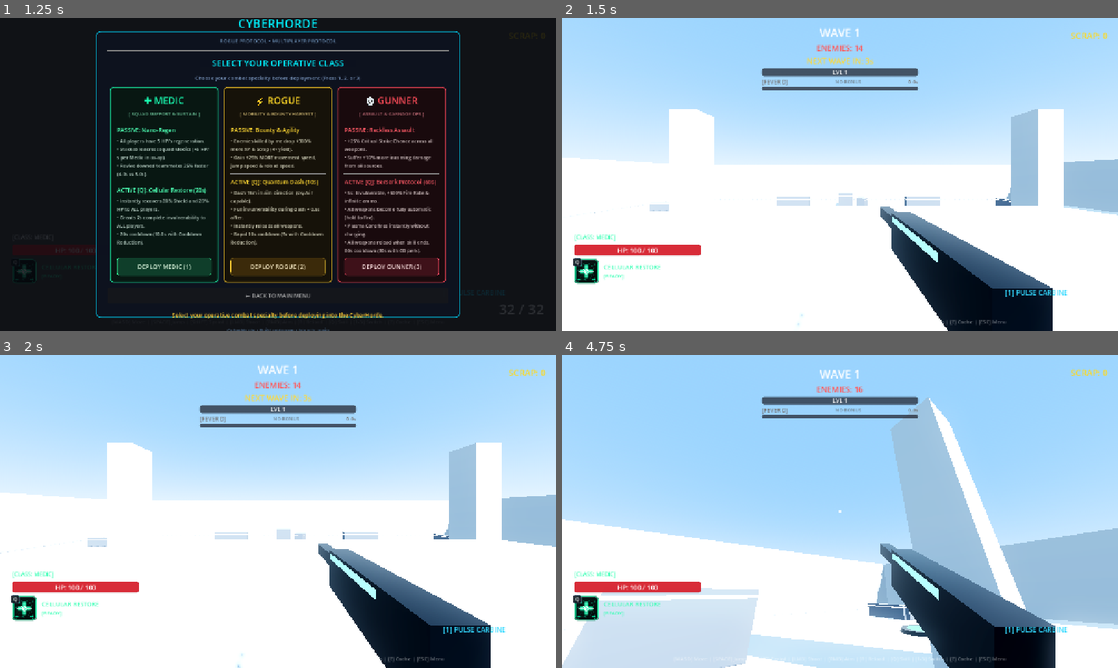
Above: before the commit, frames 1-4 (two rows, left to right).
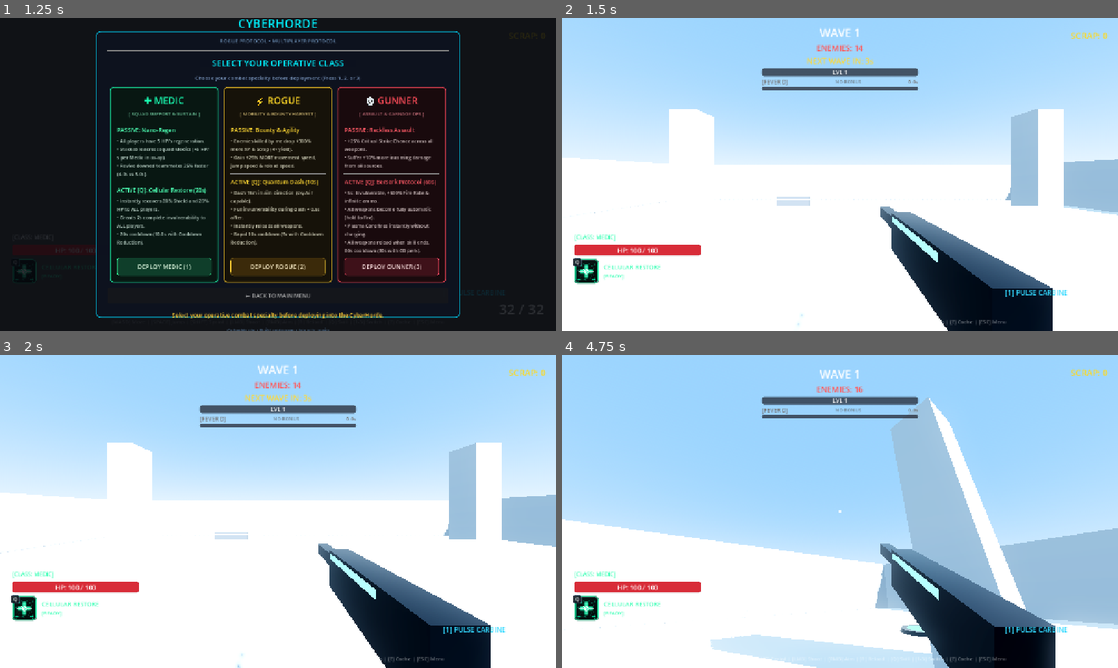
Above: after the commit, the same moments.

Repository: YuriSekaii/CyberHorde-FPS-Roguelike
Game: Godot game, scene res://scenes/main.tscn
Same seed, same stepped clock (60 frames per second), same inputs: the game is played once before the commit and once after it.
Inputs (mouse positions are in pixels of both pictures, inside the frame that each line leads up to):
- Up to frame 1 (1.25 s): click "🎮 SINGLE PLAYER (SOLO)" at 0.5 s
- Up to frame 2 (1.5 s): click "DEPLOY MEDIC (1)" at 1.25 s
- Up to frame 3 (2 s): no input
- Up to frame 4 (4.75 s): tap Enter at 2 s; move the mouse to (867, 511) at 2.02 s; hold Right mouse button (aim) 2.03-2.78 s; hold W (move_forward) from 2.03 s (still down); click (867, 511) at 2.17 s; tap Space (jump) at 2.27, 2.57, 3.02, 3.32, 4.52 s; move the mouse to (812, 511) at 2.77 s; tap E (interact) at 2.85 s; move the mouse to (851, 505) at 3.52 s; press the mouse at (851, 505) at 3.53 s; move the mouse to (834, 517) at 4.27 s; release the mouse at (834, 517) at 4.28 s; tap Shift (sprint) at 4.35 s; click (834, 517) at 4.42 s

Frame 1 is identical in both runs. In frame 2, 0.4% of the frame differs, in the area x 15-81%, y 56-62%; in frame 3, 0.4%; in frame 4, 7.0%, in the area x 0-64%, y 74-100%.

Commit message:
feat: trim arena cover from 26 to 6 pieces
Keeps the 2 low walls beside the center platform and 4 tall barricades
in a pinwheel; drops the other barricades, corner bunkers and crate
stacks (and their unused crate/orange-trim resources).

Co-Authored-By: Claude Opus 5.5 <noreply@anthropic.com>

Diff:
--- a/scenes/world/arena.tscn
+++ b/scenes/world/arena.tscn
@@ -99,12 +99,6 @@
 emission = Color(0.2, 0.9, 1, 1)
 emission_energy_multiplier = 2.2
 
-[sub_resource type="StandardMaterial3D" id="StandardMaterial3D_trim_warm"]
-albedo_color = Color(1, 0.55, 0.15, 1)
-emission_enabled = true
-emission = Color(1, 0.55, 0.15, 1)
-emission_energy_multiplier = 2.0
-
 [sub_resource type="BoxMesh" id="BoxMesh_lowwall"]
 material = SubResource("StandardMaterial3D_cover")
 size = Vector3(5, 1.3, 0.8)
@@ -126,28 +120,6 @@
 [sub_resource type="BoxMesh" id="BoxMesh_barricade_trim"]
 material = SubResource("StandardMaterial3D_trim_cyan")
 size = Vector3(4.54, 0.14, 0.94)
-
-[sub_resource type="BoxMesh" id="BoxMesh_crate"]
-material = SubResource("StandardMaterial3D_cover")
-size = Vector3(2.4, 2.4, 2.4)
-
-[sub_resource type="BoxShape3D" id="BoxShape3D_crate"]
-size = Vector3(2.4, 2.4, 2.4)
-
-[sub_resource type="BoxMesh" id="BoxMesh_crate_trim"]
-material = SubResource("StandardMaterial3D_trim_warm")
-size = Vector3(2.44, 0.14, 2.44)
-
-[sub_resource type="BoxMesh" id="BoxMesh_smallcrate"]
-material = SubResource("StandardMaterial3D_cover")
-size = Vector3(1.6, 1.6, 1.6)
-
-[sub_resource type="BoxShape3D" id="BoxShape3D_smallcrate"]
-size = Vector3(1.6, 1.6, 1.6)
-
-[sub_resource type="BoxMesh" id="BoxMesh_smallcrate_trim"]
-material = SubResource("StandardMaterial3D_trim_warm")
-size = Vector3(1.64, 0.1, 1.64)
 
 [node name="Arena" type="Node3D"]
 
@@ -345,20 +317,6 @@
 [node name="CollisionShape3D" type="CollisionShape3D" parent="Geometry/Cover/LowWallWest"]
 shape = SubResource("BoxShape3D_lowwall")
 
-[node name="BarricadeSE_X" type="StaticBody3D" parent="Geometry/Cover"]
-transform = Transform3D(0, 0, -1, 0, 1, 0, 1, 0, 0, 24, 1.3, 9)
-
-[node name="MeshInstance3D" type="MeshInstance3D" parent="Geometry/Cover/BarricadeSE_X"]
-mesh = SubResource("BoxMesh_barricade")
-
-[node name="Trim" type="MeshInstance3D" parent="Geometry/Cover/BarricadeSE_X"]
-transform = Transform3D(1, 0, 0, 0, 1, 0, 0, 0, 1, 0, 1, 0)
-mesh = SubResource("BoxMesh_barricade_trim")
-cast_shadow = 0
-
-[node name="CollisionShape3D" type="CollisionShape3D" parent="Geometry/Cover/BarricadeSE_X"]
-shape = SubResource("BoxShape3D_barricade")
-
 [node name="BarricadeSE_Z" type="StaticBody3D" parent="Geometry/Cover"]
 transform = Transform3D(1, 0, 0, 0, 1, 0, 0, 0, 1, 9, 1.3, 24)
 
@@ -387,20 +345,6 @@
 [node name="CollisionShape3D" type="CollisionShape3D" parent="Geometry/Cover/BarricadeNE_X"]
 shape = SubResource("BoxShape3D_barricade")
 
-[node name="BarricadeNE_Z" type="StaticBody3D" parent="Geometry/Cover"]
-transform = Transform3D(1, 0, 0, 0, 1, 0, 0, 0, 1, 9, 1.3, -24)
-
-[node name="MeshInstance3D" type="MeshInstance3D" parent="Geometry/Cover/BarricadeNE_Z"]
-mesh = SubResource("BoxMesh_barricade")
-
-[node name="Trim" type="MeshInstance3D" parent="Geometry/Cover/BarricadeNE_Z"]
-transform = Transform3D(1, 0, 0, 0, 1, 0, 0, 0, 1, 0, 1, 0)
-mesh = SubResource("BoxMesh_barricade_trim")
-cast_shadow = 0
-
-[node name="CollisionShape3D" type="CollisionShape3D" parent="Geometry/Cover/BarricadeNE_Z"]
-shape = SubResource("BoxShape3D_barricade")
-
 [node name="BarricadeSW_X" type="StaticBody3D" parent="Geometry/Cover"]
 transform = Transform3D(0, 0, -1, 0, 1, 0, 1, 0, 0, -24, 1.3, 9)
 
@@ -415,34 +359,6 @@
 [node name="CollisionShape3D" type="CollisionShape3D" parent="Geometry/Cover/BarricadeSW_X"]
 shape = SubResource("BoxShape3D_barricade")
 
-[node name="BarricadeSW_Z" type="StaticBody3D" parent="Geometry/Cover"]
-transform = Transform3D(1, 0, 0, 0, 1, 0, 0, 0, 1, -9, 1.3, 24)
-
-[node name="MeshInstance3D" type="MeshInstance3D" parent="Geometry/Cover/BarricadeSW_Z"]
-mesh = SubResource("BoxMesh_barricade")
-
-[node name="Trim" type="MeshInstance3D" parent="Geometry/Cover/BarricadeSW_Z"]
-transform = Transform3D(1, 0, 0, 0, 1, 0, 0, 0, 1, 0, 1, 0)
-mesh = SubResource("BoxMesh_barricade_trim")
-cast_shadow = 0
-
-[node name="CollisionShape3D" type="CollisionShape3D" parent="Geometry/Cover/BarricadeSW_Z"]
-shape = SubResource("BoxShape3D_barricade")
-
-[node name="BarricadeNW_X" type="StaticBody3D" parent="Geometry/Cover"]
-transform = Transform3D(0, 0, -1, 0, 1, 0, 1, 0, 0, -24, 1.3, -9)
-
-[node name="MeshInstance3D" type="MeshInstance3D" parent="Geometry/Cover/BarricadeNW_X"]
-mesh = SubResource("BoxMesh_barricade")
-
-[node name="Trim" type="MeshInstance3D" parent="Geometry/Cover/BarricadeNW_X"]
-transform = Transform3D(1, 0, 0, 0, 1, 0, 0, 0, 1, 0, 1, 0)
-mesh = SubResource("BoxMesh_barricade_trim")
-cast_shadow = 0
-
-[node name="CollisionShape3D" type="CollisionShape3D" parent="Geometry/Cover/BarricadeNW_X"]
-shape = SubResource("BoxShape3D_barricade")
-
 [node name="BarricadeNW_Z" type="StaticBody3D" parent="Geometry/Cover"]
 transform = Transform3D(1, 0, 0, 0, 1, 0, 0, 0, 1, -9, 1.3, -24)
 
@@ -457,230 +373,6 @@
 [node name="CollisionShape3D" type="CollisionShape3D" parent="Geometry/Cover/BarricadeNW_Z"]
 shape = SubResource("BoxShape3D_barricade")
 
-[node name="BunkerSE_A" type="StaticBody3D" parent="Geometry/Cover"]
-transform = Transform3D(1, 0, 0, 0, 1, 0, 0, 0, 1, 29.5, 0.65, 27)
-
-[node name="MeshInstance3D" type="MeshInstance3D" parent="Geometry/Cover/BunkerSE_A"]
-mesh = SubResource("BoxMesh_lowwall")
-
-[node name="Trim" type="MeshInstance3D" parent="Geometry/Cover/BunkerSE_A"]
-transform = Transform3D(1, 0, 0, 0, 1, 0, 0, 0, 1, 0, 0.45, 0)
-mesh = SubResource("BoxMesh_lowwall_trim")
-cast_shadow = 0
-
-[node name="CollisionShape3D" type="CollisionShape3D" parent="Geometry/Cover/BunkerSE_A"]
-shape = SubResource("BoxShape3D_lowwall")
-
-[node name="BunkerSE_B" type="StaticBody3D" parent="Geometry/Cover"]
-transform = Transform3D(0, 0, -1, 0, 1, 0, 1, 0, 0, 27, 0.65, 29.5)
-
-[node name="MeshInstance3D" type="MeshInstance3D" parent="Geometry/Cover/BunkerSE_B"]
-mesh = SubResource("BoxMesh_lowwall")
-
-[node name="Trim" type="MeshInstance3D" parent="Geometry/Cover/BunkerSE_B"]
-transform = Transform3D(1, 0, 0, 0, 1, 0, 0, 0, 1, 0, 0.45, 0)
-mesh = SubResource("BoxMesh_lowwall_trim")
-cast_shadow = 0
-
-[node name="CollisionShape3D" type="CollisionShape3D" parent="Geometry/Cover/BunkerSE_B"]
-shape = SubResource("BoxShape3D_lowwall")
-
-[node name="BunkerNE_A" type="StaticBody3D" parent="Geometry/Cover"]
-transform = Transform3D(1, 0, 0, 0, 1, 0, 0, 0, 1, 29.5, 0.65, -27)
-
-[node name="MeshInstance3D" type="MeshInstance3D" parent="Geometry/Cover/BunkerNE_A"]
-mesh = SubResource("BoxMesh_lowwall")
-
-[node name="Trim" type="MeshInstance3D" parent="Geometry/Cover/BunkerNE_A"]
-transform = Transform3D(1, 0, 0, 0, 1, 0, 0, 0, 1, 0, 0.45, 0)
-mesh = SubResource("BoxMesh_lowwall_trim")
-cast_shadow = 0
-
-[node name="CollisionShape3D" type="CollisionShape3D" parent="Geometry/Cover/BunkerNE_A"]
-shape = SubResource("BoxShape3D_lowwall")
-
-[node name="BunkerNE_B" type="StaticBody3D" parent="Geometry/Cover"]
-transform = Transform3D(0, 0, -1, 0, 1, 0, 1, 0, 0, 27, 0.65, -29.5)
-
-[node name="MeshInstance3D" type="MeshInstance3D" parent="Geometry/Cover/BunkerNE_B"]
-mesh = SubResource("BoxMesh_lowwall")
-
-[node name="Trim" type="MeshInstance3D" parent="Geometry/Cover/BunkerNE_B"]
-transform = Transform3D(1, 0, 0, 0, 1, 0, 0, 0, 1, 0, 0.45, 0)
-mesh = SubResource("BoxMesh_lowwall_trim")
-cast_shadow = 0
-
-[node name="CollisionShape3D" type="CollisionShape3D" parent="Geometry/Cover/BunkerNE_B"]
-shape = SubResource("BoxShape3D_lowwall")
-
-[node name="BunkerSW_A" type="StaticBody3D" parent="Geometry/Cover"]
-transform = Transform3D(1, 0, 0, 0, 1, 0, 0, 0, 1, -29.5, 0.65, 27)
-
-[node name="MeshInstance3D" type="MeshInstance3D" parent="Geometry/Cover/BunkerSW_A"]
-mesh = SubResource("BoxMesh_lowwall")
-
-[node name="Trim" type="MeshInstance3D" parent="Geometry/Cover/BunkerSW_A"]
-transform = Transform3D(1, 0, 0, 0, 1, 0, 0, 0, 1, 0, 0.45, 0)
-mesh = SubResource("BoxMesh_lowwall_trim")
-cast_shadow = 0
-
-[node name="CollisionShape3D" type="CollisionShape3D" parent="Geometry/Cover/BunkerSW_A"]
-shape = SubResource("BoxShape3D_lowwall")
-
-[node name="BunkerSW_B" type="StaticBody3D" parent="Geometry/Cover"]
-transform = Transform3D(0, 0, -1, 0, 1, 0, 1, 0, 0, -27, 0.65, 29.5)
-
-[node name="MeshInstance3D" type="MeshInstance3D" parent="Geometry/Cover/BunkerSW_B"]
-mesh = SubResource("BoxMesh_lowwall")
-
-[node name="Trim" type="MeshInstance3D" parent="Geometry/Cover/BunkerSW_B"]
-transform = Transform3D(1, 0, 0, 0, 1, 0, 0, 0, 1, 0, 0.45, 0)
-mesh = SubResource("BoxMesh_lowwall_trim")
-cast_shadow = 0
-
-[node name="CollisionShape3D" type="CollisionShape3D" parent="Geometry/Cover/BunkerSW_B"]
-shape = SubResource("BoxShape3D_lowwall")
-
-[node name="BunkerNW_A" type="StaticBody3D" parent="Geometry/Cover"]
-transform = Transform3D(1, 0, 0, 0, 1, 0, 0, 0, 1, -29.5, 0.65, -27)
-
-[node name="MeshInstance3D" type="MeshInstance3D" parent="Geometry/Cover/BunkerNW_A"]
-mesh = SubResource("BoxMesh_lowwall")
-
-[node name="Trim" type="MeshInstance3D" parent="Geometry/Cover/BunkerNW_A"]
-transform = Transform3D(1, 0, 0, 0, 1, 0, 0, 0, 1, 0, 0.45, 0)
-mesh = SubResource("BoxMesh_lowwall_trim")
-cast_shadow = 0
-
-[node name="CollisionShape3D" type="CollisionShape3D" parent="Geometry/Cover/BunkerNW_A"]
-shape = SubResource("BoxShape3D_lowwall")
-
-[node name="BunkerNW_B" type="StaticBody3D" parent="Geometry/Cover"]
-transform = Transform3D(0, 0, -1, 0, 1, 0, 1, 0, 0, -27, 0.65, -29.5)
-
-[node name="MeshInstance3D" type="MeshInstance3D" parent="Geometry/Cover/BunkerNW_B"]
-mesh = SubResource("BoxMesh_lowwall")
-
-[node name="Trim" type="MeshInstance3D" parent="Geometry/Cover/BunkerNW_B"]
-transform = Transform3D(1, 0, 0, 0, 1, 0, 0, 0, 1, 0, 0.45, 0)
-mesh = SubResource("BoxMesh_lowwall_trim")
-cast_shadow = 0
-
-[node name="CollisionShape3D" type="CollisionShape3D" parent="Geometry/Cover/BunkerNW_B"]
-shape = SubResource("BoxShape3D_lowwall")
-
-[node name="CrateN" type="StaticBody3D" parent="Geometry/Cover"]
-transform = Transform3D(1, 0, 0, 0, 1, 0, 0, 0, 1, -1.5, 1.2, -31)
-
-[node name="MeshInstance3D" type="MeshInstance3D" parent="Geometry/Cover/CrateN"]
-mesh = SubResource("BoxMesh_crate")
-
-[node name="Trim" type="MeshInstance3D" parent="Geometry/Cover/CrateN"]
-transform = Transform3D(1, 0, 0, 0, 1, 0, 0, 0, 1, 0, 0.8, 0)
-mesh = SubResource("BoxMesh_crate_trim")
-cast_shadow = 0
-
-[node name="CollisionShape3D" type="CollisionShape3D" parent="Geometry/Cover/CrateN"]
-shape = SubResource("BoxShape3D_crate")
-
-[node name="CrateN_Small" type="StaticBody3D" parent="Geometry/Cover"]
-transform = Transform3D(0.906308, 0, -0.422618, 0, 1, 0, 0.422618, 0, 0.906308, 1.4, 0.8, -30.4)
-
-[node name="MeshInstance3D" type="MeshInstance3D" parent="Geometry/Cover/CrateN_Small"]
-mesh = SubResource("BoxMesh_smallcrate")
-
-[node name="Trim" type="MeshInstance3D" parent="Geometry/Cover/CrateN_Small"]
-transform = Transform3D(1, 0, 0, 0, 1, 0, 0, 0, 1, 0, 0.5, 0)
-mesh = SubResource("BoxMesh_smallcrate_trim")
-cast_shadow = 0
-
-[node name="CollisionShape3D" type="CollisionShape3D" parent="Geometry/Cover/CrateN_Small"]
-shape = SubResource("BoxShape3D_smallcrate")
-
-[node name="CrateS" type="StaticBody3D" parent="Geometry/Cover"]
-transform = Transform3D(1, 0, 0, 0, 1, 0, 0, 0, 1, 1.5, 1.2, 31)
-
-[node name="MeshInstance3D" type="MeshInstance3D" parent="Geometry/Cover/CrateS"]
-mesh = SubResource("BoxMesh_crate")
-
-[node name="Trim" type="MeshInstance3D" parent="Geometry/Cover/CrateS"]
-transform = Transform3D(1, 0, 0, 0, 1, 0, 0, 0, 1, 0, 0.8, 0)
-mesh = SubResource("BoxMesh_crate_trim")
-cast_shadow = 0
-
-[node name="CollisionShape3D" type="CollisionShape3D" parent="Geometry/Cover/CrateS"]
-shape = SubResource("BoxShape3D_crate")
-
-[node name="CrateS_Small" type="StaticBody3D" parent="Geometry/Cover"]
-transform = Transform3D(0.906308, 0, -0.422618, 0, 1, 0, 0.422618, 0, 0.906308, -1.4, 0.8, 30.4)
-
-[node name="MeshInstance3D" type="MeshInstance3D" parent="Geometry/Cover/CrateS_Small"]
-mesh = SubResource("BoxMesh_smallcrate")
-
-[node name="Trim" type="MeshInstance3D" parent="Geometry/Cover/CrateS_Small"]
-transform = Transform3D(1, 0, 0, 0, 1, 0, 0, 0, 1, 0, 0.5, 0)
-mesh = SubResource("BoxMesh_smallcrate_trim")
-cast_shadow = 0
-
-[node name="CollisionShape3D" type="CollisionShape3D" parent="Geometry/Cover/CrateS_Small"]
-shape = SubResource("BoxShape3D_smallcrate")
-
-[node name="CrateE" type="StaticBody3D" parent="Geometry/Cover"]
-transform = Transform3D(1, 0, 0, 0, 1, 0, 0, 0, 1, 31, 1.2, 1.5)
-
-[node name="MeshInstance3D" type="MeshInstance3D" parent="Geometry/Cover/CrateE"]
-mesh = SubResource("BoxMesh_crate")
-
-[node name="Trim" type="MeshInstance3D" parent="Geometry/Cover/CrateE"]
-transform = Transform3D(1, 0, 0, 0, 1, 0, 0, 0, 1, 0, 0.8, 0)
-mesh = SubResource("BoxMesh_crate_trim")
-cast_shadow = 0
-
-[node name="CollisionShape3D" type="CollisionShape3D" parent="Geometry/Cover/CrateE"]
-shape = SubResource("BoxShape3D_crate")
-
-[node name="CrateE_Small" type="StaticBody3D" parent="Geometry/Cover"]
-transform = Transform3D(0.906308, 0, -0.422618, 0, 1, 0, 0.422618, 0, 0.906308, 30.4, 0.8, -1.4)
-
-[node name="MeshInstance3D" type="MeshInstance3D" parent="Geometry/Cover/CrateE_Small"]
-mesh = SubResource("BoxMesh_smallcrate")
-
-[node name="Trim" type="MeshInstance3D" parent="Geometry/Cover/CrateE_Small"]
-transform = Transform3D(1, 0, 0, 0, 1, 0, 0, 0, 1, 0, 0.5, 0)
-mesh = SubResource("BoxMesh_smallcrate_trim")
-cast_shadow = 0
-
-[node name="CollisionShape3D" type="CollisionShape3D" parent="Geometry/Cover/CrateE_Small"]
-shape = SubResource("BoxShape3D_smallcrate")
-
-[node name="CrateW" type="StaticBody3D" parent="Geometry/Cover"]
-transform = Transform3D(1, 0, 0, 0, 1, 0, 0, 0, 1, -31, 1.2, -1.5)
-
-[node name="MeshInstance3D" type="MeshInstance3D" parent="Geometry/Cover/CrateW"]
-mesh = SubResource("BoxMesh_crate")
-
-[node name="Trim" type="MeshInstance3D" parent="Geometry/Cover/CrateW"]
-transform = Transform3D(1, 0, 0, 0, 1, 0, 0, 0, 1, 0, 0.8, 0)
-mesh = SubResource("BoxMesh_crate_trim")
-cast_shadow = 0
-
-[node name="CollisionShape3D" type="CollisionShape3D" parent="Geometry/Cover/CrateW"]
-shape = SubResource("BoxShape3D_crate")
-
-[node name="CrateW_Small" type="StaticBody3D" parent="Geometry/Cover"]
-transform = Transform3D(0.906308, 0, -0.422618, 0, 1, 0, 0.422618, 0, 0.906308, -30.4, 0.8, 1.4)
-
-[node name="MeshInstance3D" type="MeshInstance3D" parent="Geometry/Cover/CrateW_Small"]
-mesh = SubResource("BoxMesh_smallcrate")
-
-[node name="Trim" type="MeshInstance3D" parent="Geometry/Cover/CrateW_Small"]
-transform = Transform3D(1, 0, 0, 0, 1, 0, 0, 0, 1, 0, 0.5, 0)
-mesh = SubResource("BoxMesh_smallcrate_trim")
-cast_shadow = 0
-
-[node name="CollisionShape3D" type="CollisionShape3D" parent="Geometry/Cover/CrateW_Small"]
-shape = SubResource("BoxShape3D_smallcrate")
-
 [node name="JumpPad1" parent="." instance=ExtResource("1_jpad")]
 transform = Transform3D(1, 0, 0, 0, 1, 0, 0, 0, 1, -22.5, 0, -22.5)
 
Not shown: 1 places in scenes/world/arena.tscn that only renumber resources
Not shown, changed: README.md
